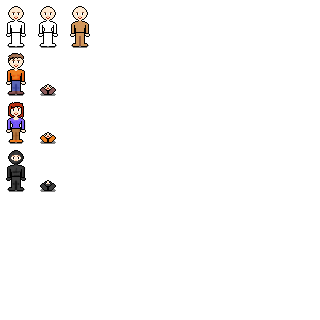
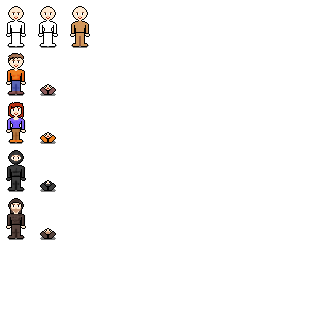
The second w=320, h=320 image is a revision of the first. Changes to its layers:
renamed "Ninja Shading" to "Shading", painted on it over left=8, top=198, right=26, bottom=239
added layer "Bandit" above "Ninja" over left=6, top=198, right=56, bottom=240
